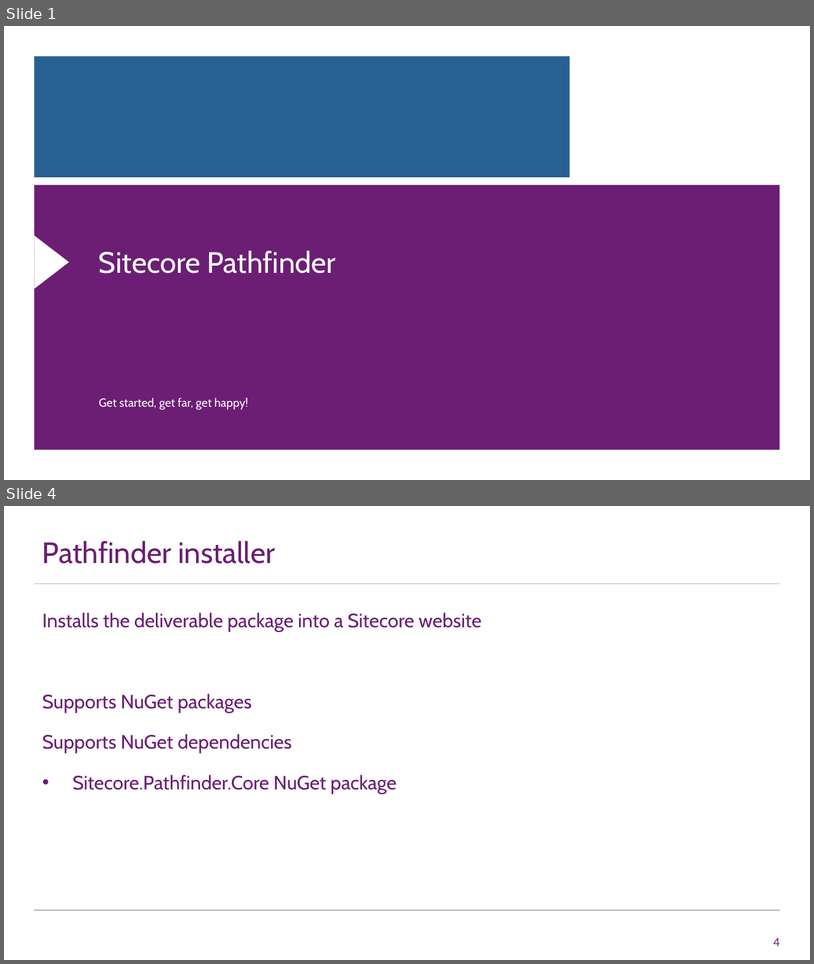
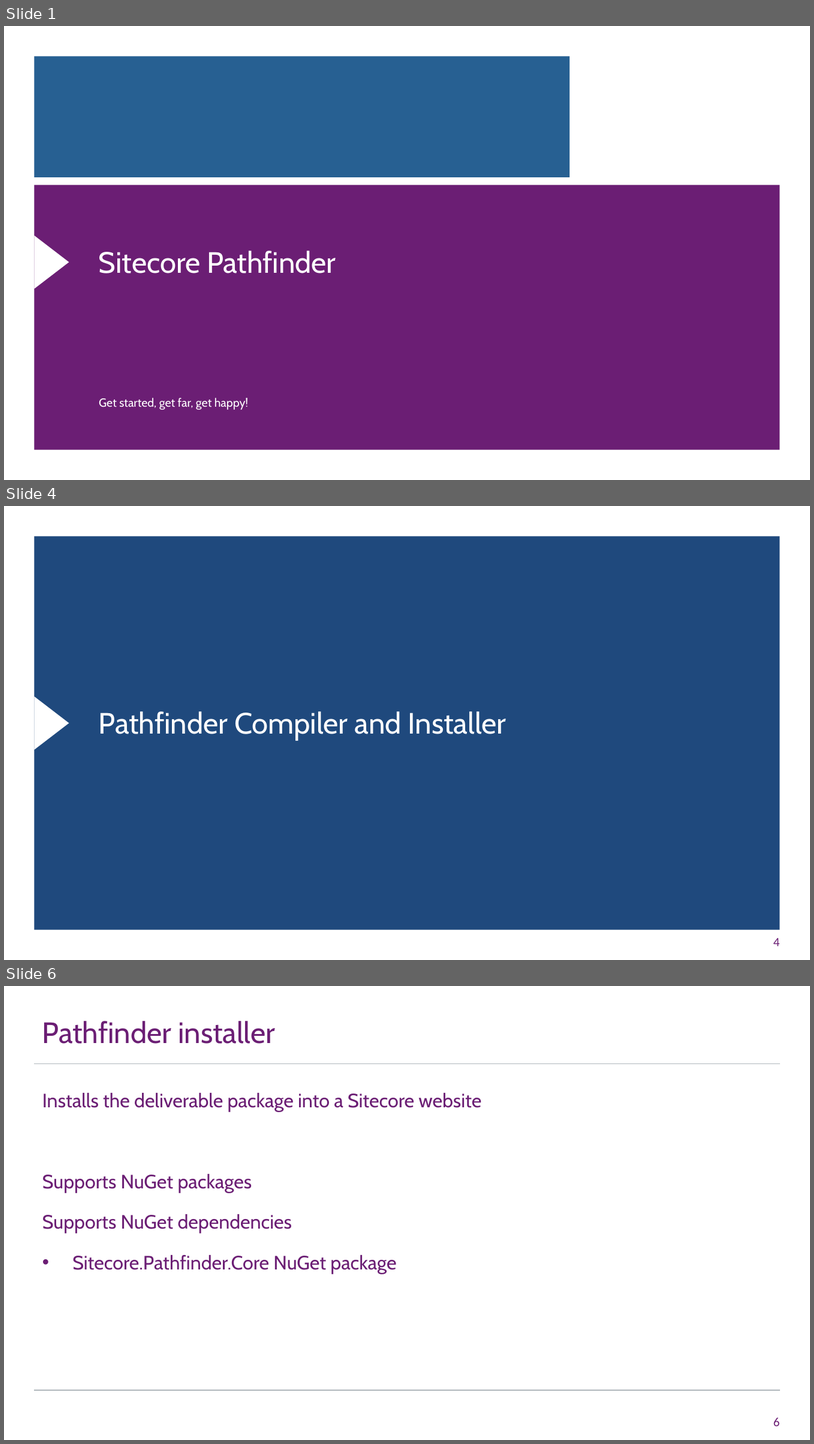
Before and after one commit to Sitecore/Sitecore.Pathfinder, a slide deck: .docs/Sitecore Pathfinder Presentation.pptx. Shown one above the other, each under a label of ours: slides 1 and 4 before the commit, slides 1, 4 and 6 after it; the slides between them are not shown. The pictures are 814x964 and 814x1444 pixels, drawn with LibreOffice and Linux fonts; fonts in the diff are those of the drawing; background and template pictures are left out. Boxes give left, top, right and bottom in pixels: in the first picture for what was removed or moved away, otherwise in the second. Text is boxed around its words. In the diff, an @@ line names an element or a change of style, - is before the commit and + after.

```diff
--- a/.docs/Sitecore Pathfinder Presentation.pptx
+++ b/.docs/Sitecore Pathfinder Presentation.pptx
@@ slide 4 added at [4, 506, 810, 960], background #FFFFFF; not listed: 1 template element that a slide beside it also shows @@
@@ rectangle added at [34, 536, 780, 930], fill #1F497D @@
@@ triangle added at [35, 696, 69, 750], fill #FFFFFF @@
@@ title added at [99, 711, 506, 741], 35 pt, text #FFFFFF @@
+Pathfinder Compiler and Installer
@@ what was slide 4 is now slide 6 @@
@@ page number at [774, 1417, 780, 1426]: text changed @@
-4
+6
```
Also in this commit, not shown: 2 slides changed, 2 other slides added, 26 other files.
